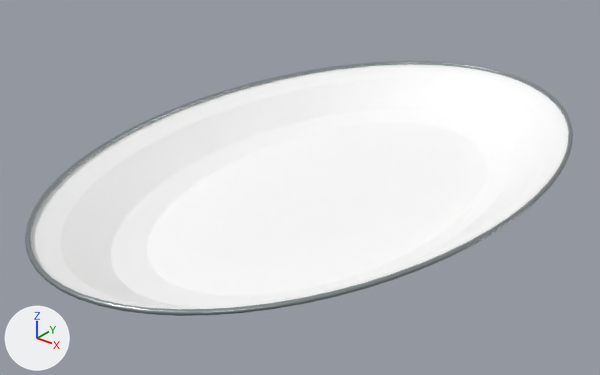
One commit to the glTF model frontend/public/park-kits/skate-park/skate-bowl-module.glb: the scene before it, then after it.
Camera for both pictures: a camera (50 mm lens) standing at (15.4, -21.1, 11.4) and looking at (-0.7, -0.9, -1.1). Every picture has the same lights, and +X, +Y and +Z are marked at lower left. The first picture is the older version. Where no turn or scale is listed for an object, it has been applied to the vertices.

Names of what the first picture shows: 'West bowl module coping', 'West bowl module recessed shell'.
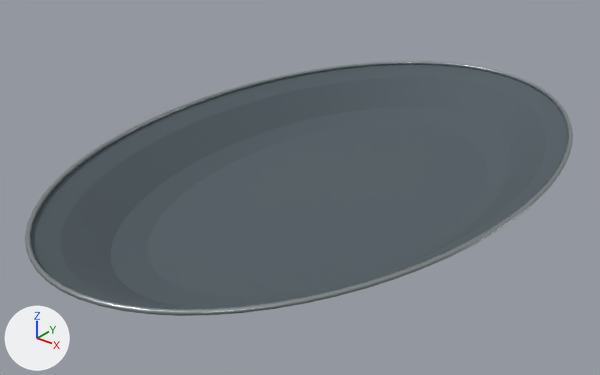
Where the change shows, as pixel boxes (x1, y1, x2, y2) in the pictures (600 x 375 px):
'West bowl module recessed shell', recoloured (white to grey): (31, 64, 568, 309) in both

What changed in the scene script:
```text
Add img_albedo:
    img_albedo = load_image('albedo', '_unpacked/albedo', 512, 512, 'sRGB')
Add img_roughness:
    img_roughness = load_image('roughness', '_unpacked/roughness', 512, 512, 'Non-Color')
Add img_normal:
    img_normal = load_image('normal', '_unpacked/normal', 512, 512, 'Non-Color')
Add mat_skate_park_dark_surface:
    mat_skate_park_dark_surface = bpy.data.materials.new('skate-park dark surface')
    # uses the picture img_albedo
    # uses the picture img_normal
    # uses the picture img_roughness
Change me_west_bowl_module_shell_mesh:
    where me_west_bowl_module_shell_mesh.from_pydata(...)  # 289 vertices, 504 faces; spans x -7.0..7.0, y -11.2..11.2, z -1.4..0.2
    remove me_west_bowl_module_shell_mesh.materials.append(mat_bowl_concrete)  # white #ffffff
    add me_west_bowl_module_shell_mesh.materials.append(mat_skate_park_dark_surface)
```
